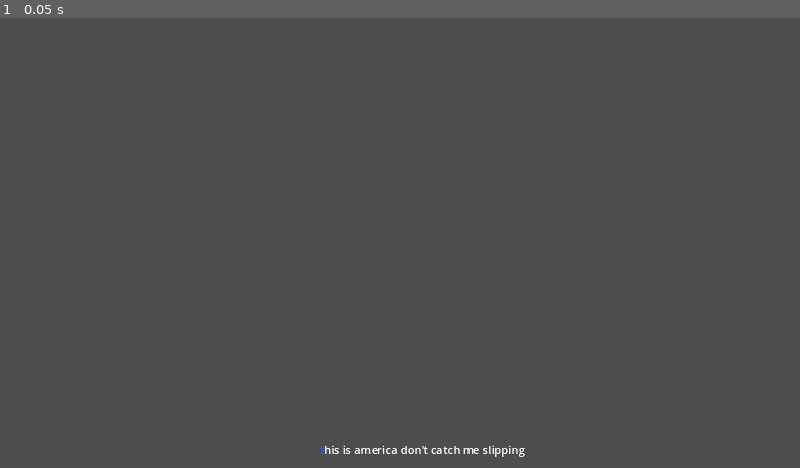
Above: before the commit, frame 1.
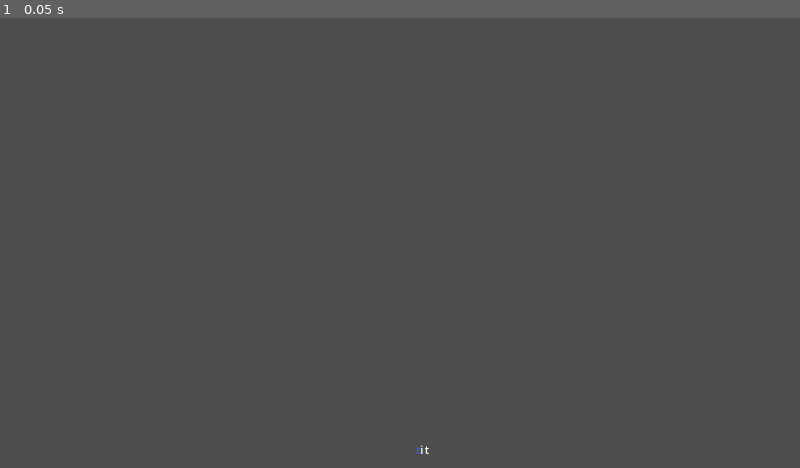
Above: after the commit, the same moment.

Repository: Bbubbee/GhostsInUs
Game: Godot game, scene res://scenes/main/main.tscn
Two runs of this game, one before a commit and one after it. Both use one fixed random seed, a clock stepped at 60 frames per second and the inputs below.
Inputs:
- Up to frame 1 (0.05 s): no input

The runs differ from the first frame. In frame 1, 0.2% of the frame differs, in the area x 40-66%, y 94-98%.

Commit message:
add finished word

Diff:
--- a/scenes/main/main.gd
+++ b/scenes/main/main.gd
@@ -6,8 +6,10 @@
 @export var current_color: Color = Color("#639765")
 @export var todo_color: Color = Color("#a65455")
 
+var points = 1
+
 var index: int = 0
-var text: String = "this is america don't catch me slipping"
+var text: String = "tit"
 
 
 func _ready() -> void:
@@ -21,10 +23,19 @@
 		var key_typed = PackedByteArray([typed_event.unicode]).get_string_from_utf8()
 
 		# Typed the correct character.
-		if key_typed == text[index]:
+		if key_typed == text[min(index, text.length()-1)]:
 			# Advance to the next character.
-			index = min(index+1, text.length()-1)
+			index = min(index+1, text.length())
 			set_subtitle()
+
+		# Finished the word
+		if index == text.length():
+			index = 0
+			text = "pussy ass hoe"
+			set_subtitle()
+
+
+
 
 """
 	Sets the subtitle based on a given string.
